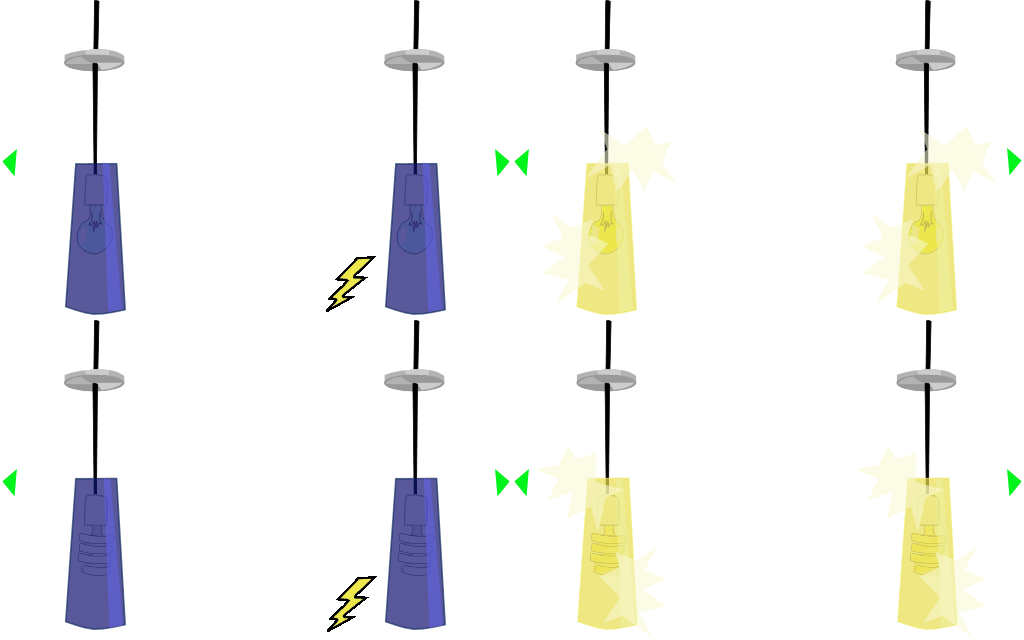
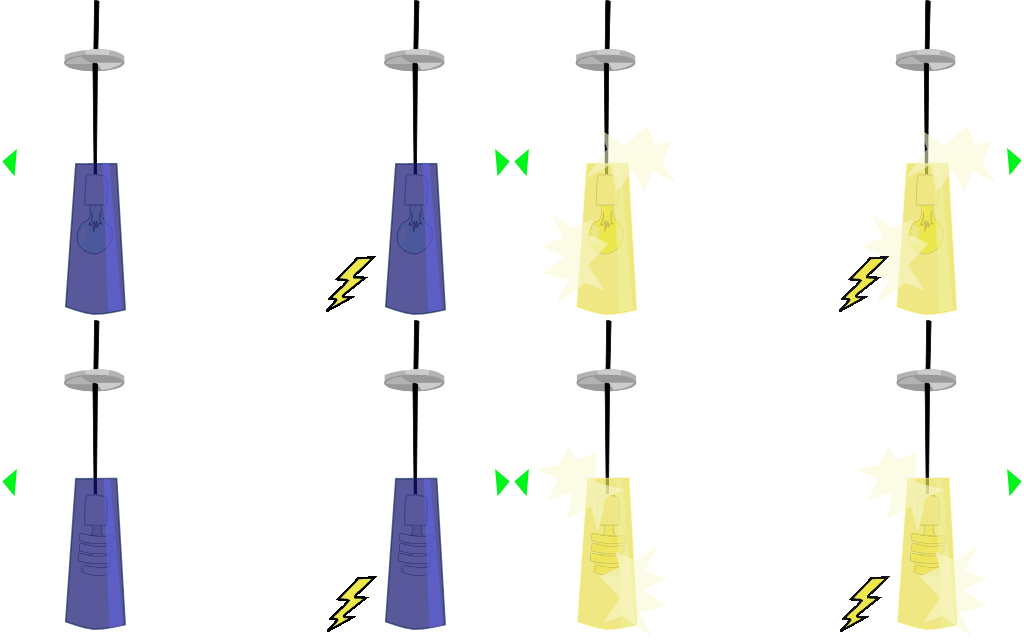
Layer changes from the first 1024 × 640 image to the second:
painted on "bombillo_e3.png" over [839, 256, 890, 632]
